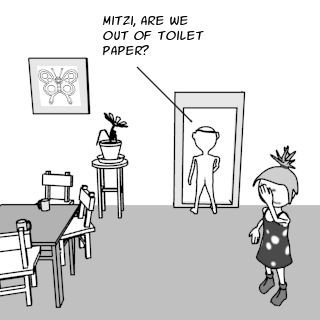
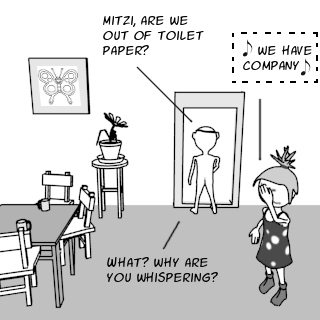
Layers edited between the first and the second 320px x 320px image:
added layer "Pasted Layer #2" above "Pasted Layer #1" over [300, 58, 311, 76]
added layer "Pasted Layer #1" above "Pasted Layer" over [242, 39, 253, 57]
added layer "company." above "we have" over [243, 61, 299, 70]
added layer "we have" above "What? why are you whispering?" over [258, 45, 312, 55]
added layer "What? why are you whispering?" above "Patreon_Welcome_03.png" over [107, 257, 218, 282]
painted on "Patreon_Welcome_03.png" over [162, 32, 318, 250]
